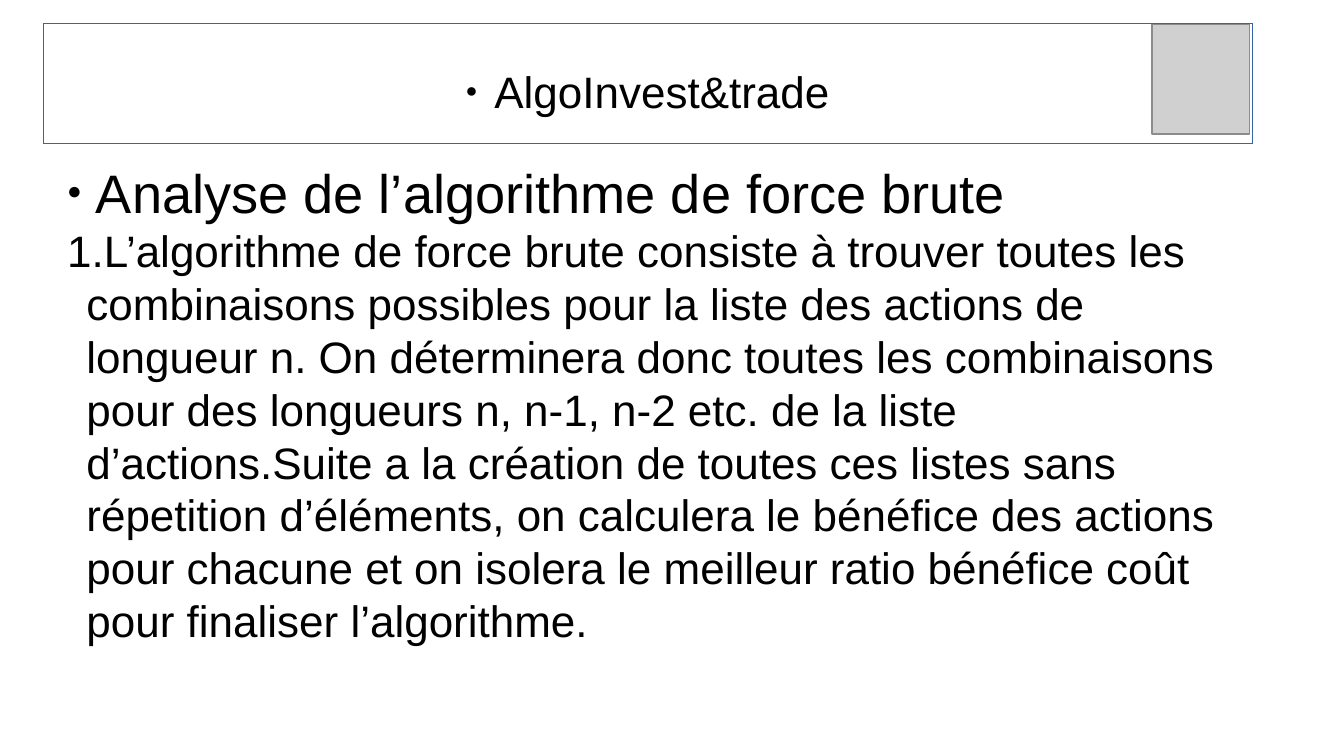
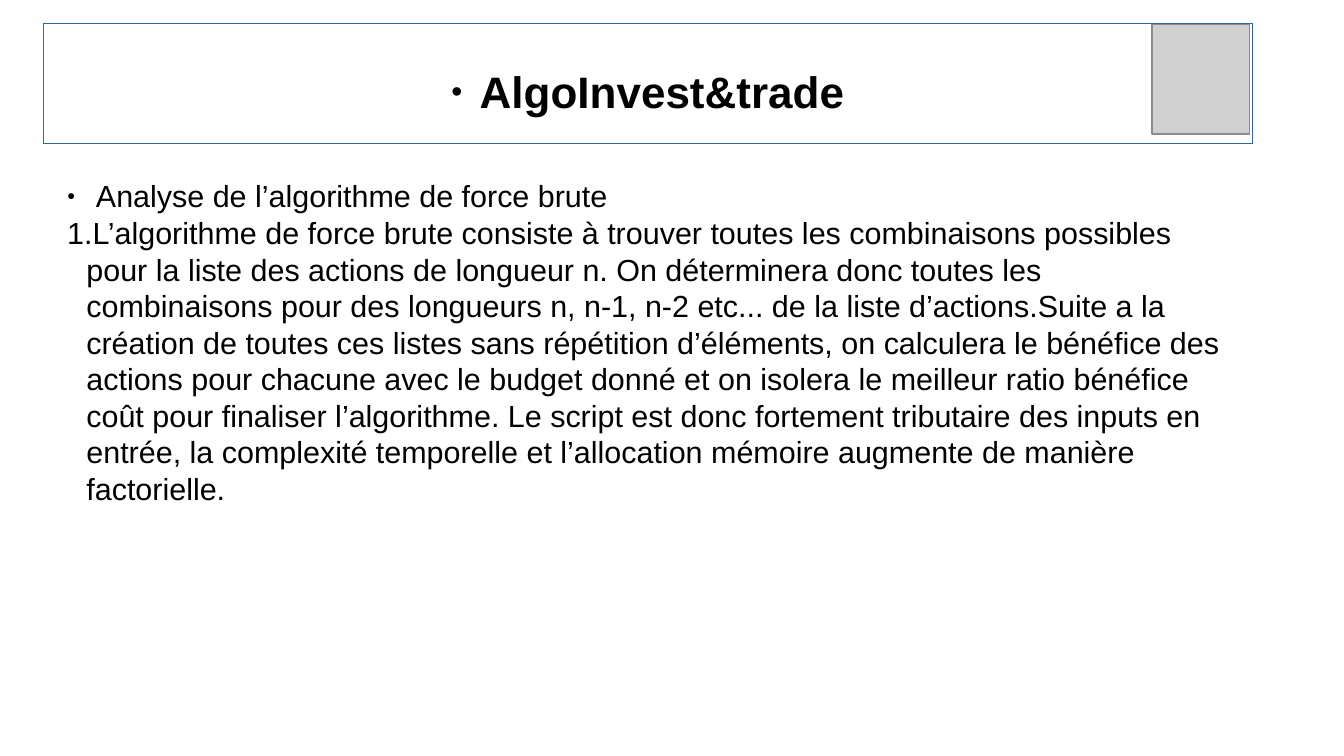
Before and after one commit to loic5015/P7_hernio_loic, a slide deck: slide 2 of presentation.odp. Drawn at 1344x756 pixels with LibreOffice and Linux fonts; fonts in the diff are those of the drawing; grey boxes stand for pictures. Boxes give left, top, right and bottom in pixels: in the first picture for what was removed or moved away, otherwise in the second. Text is boxed around its words. In the diff, an @@ line names an element or a change of style, - is before the commit and + after.

```diff
--- a/presentation.odp
+++ b/presentation.odp
@@ rectangle "AlgoInvest&trade" at [43,24,1253,144]: bold on @@
@@ subtitle "Analyse de l’algorithme de force ...": place and size @@
-subtitle "Analyse de l’algorithme de force ..." at [67,173,1214,646]
+subtitle "Analyse de l’algorithme de force ..." at [67,185,1219,501]
@@ subtitle at [96,185,607,213]: size 32 to 18 pt in "Analyse de l’algorithme de force brute" @@
@@ subtitle at [67,221,1219,501]: text changed; size 26 to 18 pt @@
-1. L’algorithme de force brute consiste à trouver toutes les combinaisons possibles pour la liste des actions de longueur n. On déterminera donc toutes les combinaisons pour des longueurs n, n-1, n-2 etc. de la liste d’actions.Suite a la création de toutes ces listes sans répetition d’éléments, on calculera le bénéfice des actions pour chacune et on isolera le meilleur ratio bénéfice coût pour finaliser l’algorithme.
+1. L’algorithme de force brute consiste à trouver toutes les combinaisons possibles pour la liste des actions de longueur n. On déterminera donc toutes les combinaisons pour des longueurs n, n-1, n-2 etc... de la liste d’actions.Suite a la création de toutes ces listes sans répétition d’éléments, on calculera le bénéfice des actions pour chacune avec le budget donné et on isolera le meilleur ratio bénéfice coût pour finaliser l’algorithme. Le script est donc fortement tributaire des inputs en entrée, la complexité temporelle et l’allocation mémoire augmente de manière factorielle.
```
Also in this commit, not shown: 6 other slides changed, 3 other files.
